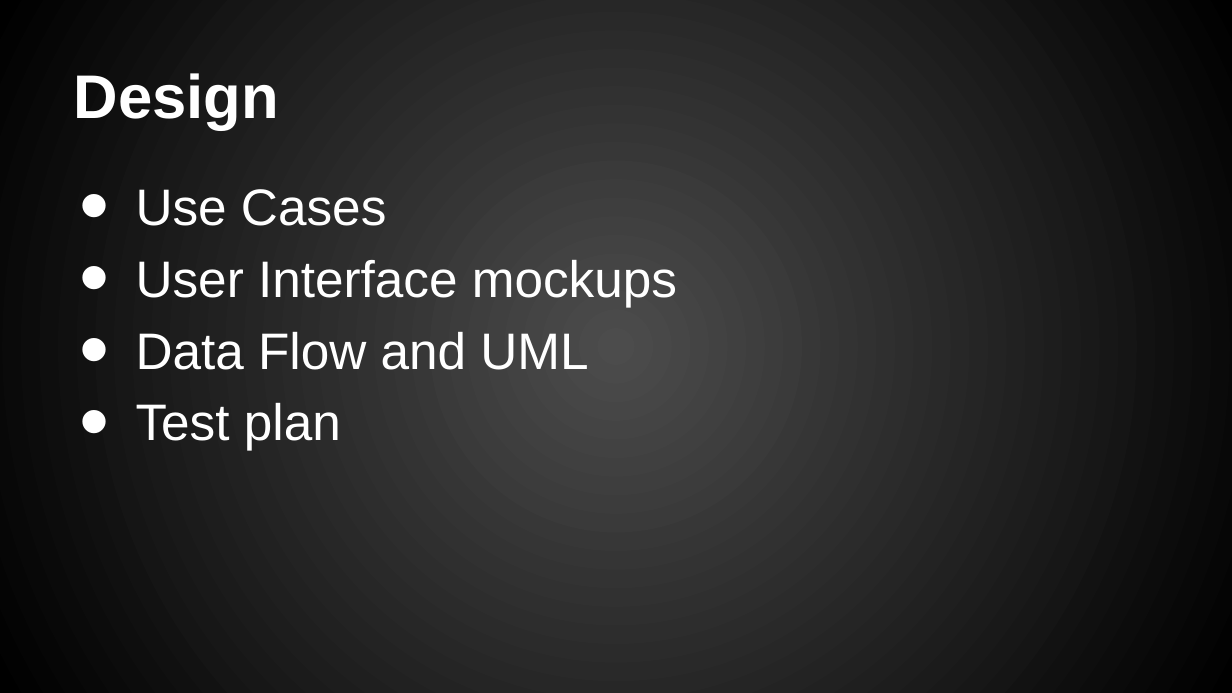
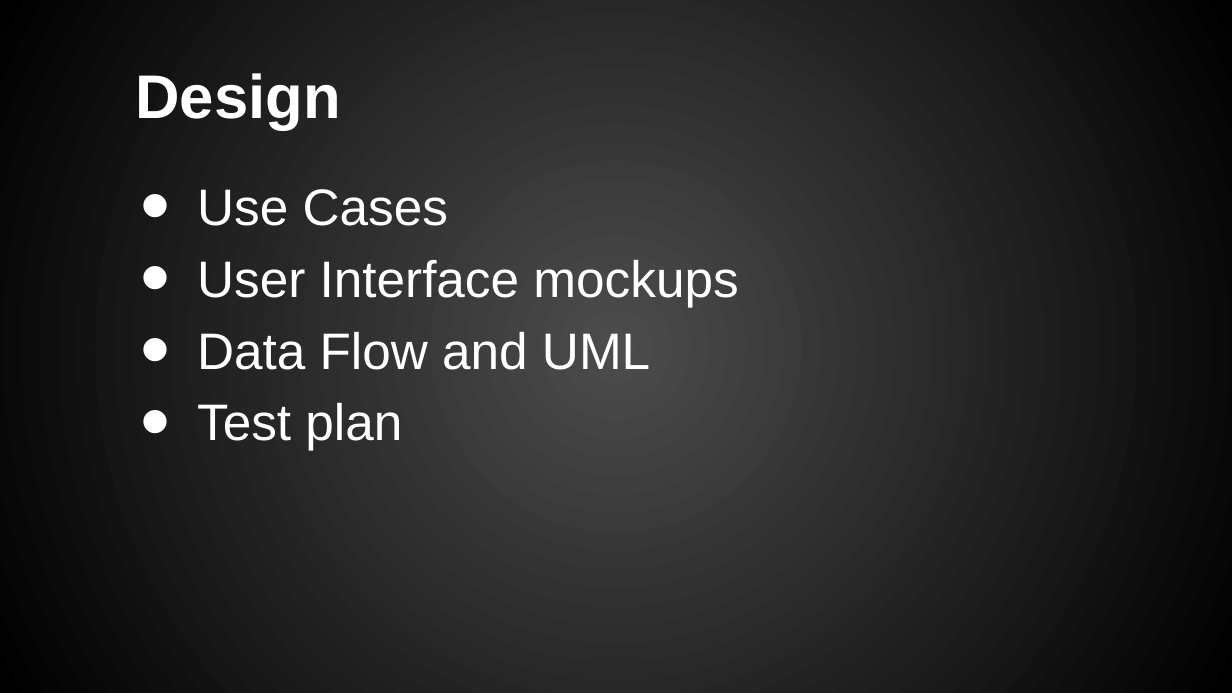
Before and after one commit to chriskdon/chinese-checkers, a slide deck: slide 12 of project-management/Presentations/Chinese Checkers - Iteration #1.pptx. Drawn at 1232x693 pixels with LibreOffice and Linux fonts; fonts in the diff are those of the drawing; background and template pictures are left out. Boxes give left, top, right and bottom in pixels: in the first picture for what was removed or moved away, otherwise in the second. Text is boxed around its words. In the diff, an @@ line names an element or a change of style, - is before the commit and + after.

```diff
--- a/project-management/Presentations/Chinese Checkers - Iteration #1.pptx
+++ b/project-management/Presentations/Chinese Checkers - Iteration #1.pptx
@@ title "Design" at [136, 73, 341, 130]: indent changed @@
@@ text "Use Cases" at [197, 189, 738, 451]: indent changed @@
```
Also in this commit, not shown: 3 other slides changed, 4 slides added, 1 slide removed.
